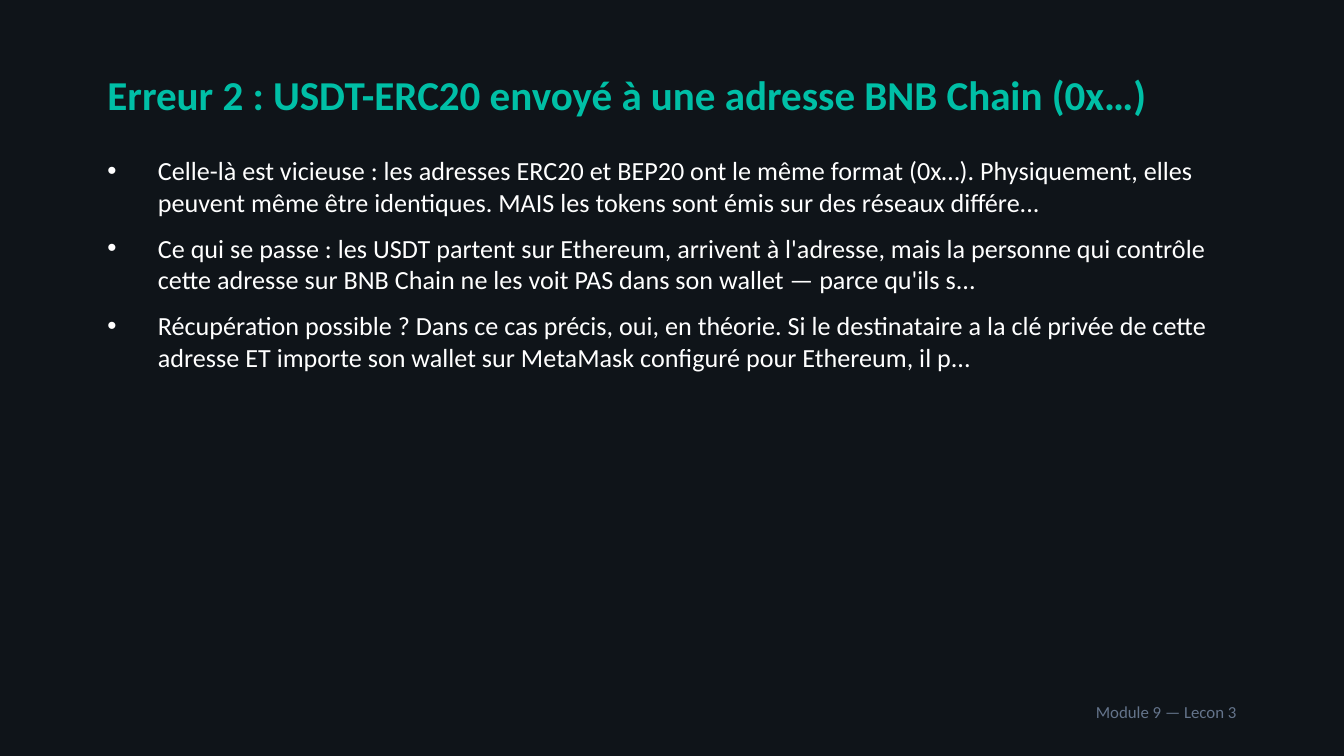
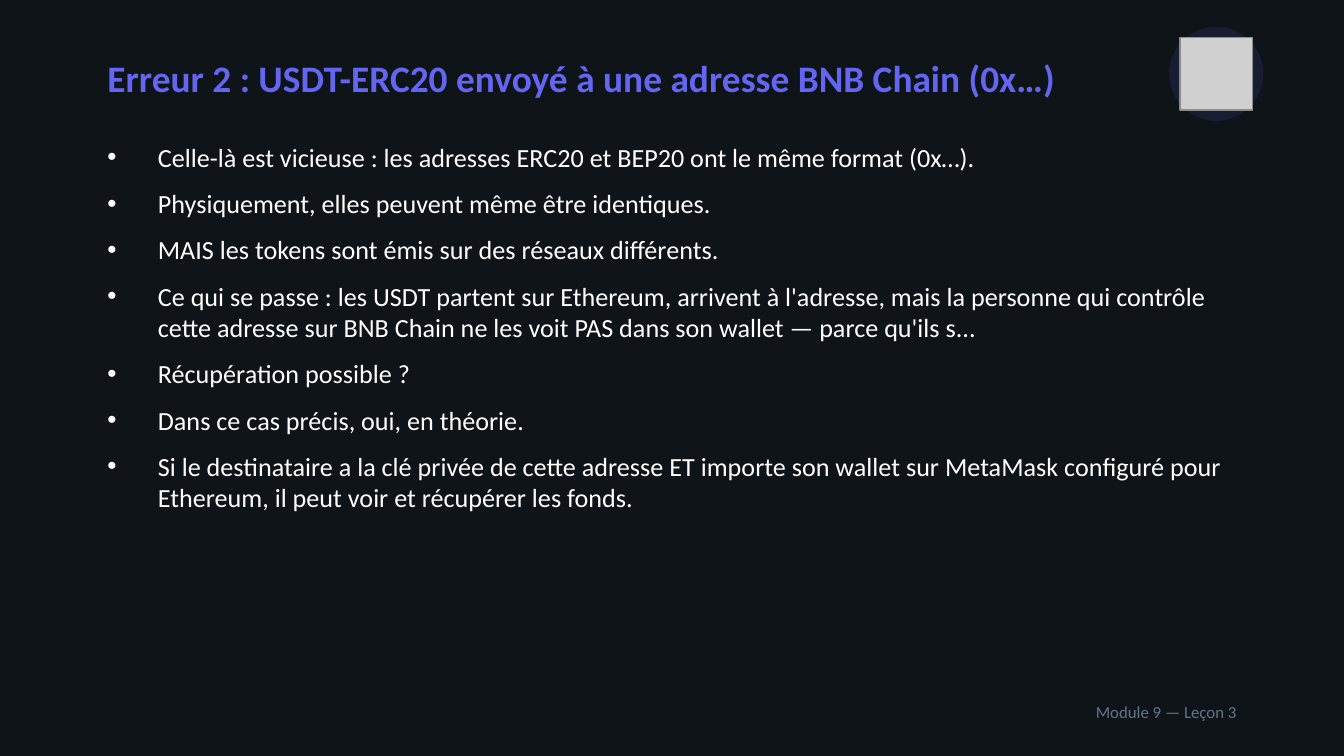
Before and after one commit to ooble27/acheter-tether-avec-terex, a slide deck: slide 25 of public/course-materials/pptx/Module-09-Envoyer-recevoir-comprendre-les-réseaux.pptx (slide 20 before the commit). Drawn at 1344x756 pixels with LibreOffice and Linux fonts; fonts in the diff are those of the drawing; grey boxes stand for pictures. Boxes give left, top, right and bottom in pixels: in the first picture for what was removed or moved away, otherwise in the second. Text is boxed around its words. In the diff, an @@ line names an element or a change of style, - is before the commit and + after.

Commit message:
feat(academy): redesign UX + enrich course materials with illustrations (#42)
- 4-view navigation (catalog → course → module → lesson) replacing accordion layout
- Color-coded module cards grid with progress rings and download buttons
- All 11 modules now have visually rich PPTX/PDF with embedded icons, varied layouts
- Added Module-02 (Sécurité et portefeuilles) materials

```diff
--- a/public/course-materials/pptx/Module-09-Envoyer-recevoir-comprendre-les-réseaux.pptx
+++ b/public/course-materials/pptx/Module-09-Envoyer-recevoir-comprendre-les-réseaux.pptx
@@ ellipse added at <box>1169,27,1263,121</box>, fill #6366F1 at 12% opacity @@
@@ text "Erreur 2 : USDT-ERC20 envoyé ...": place and size @@
-text "Erreur 2 : USDT-ERC20 envoyé ..." at <box>107,80,1146,117</box>
+text "Erreur 2 : USDT-ERC20 envoyé ..." at <box>107,64,1055,98</box>
@@ text "Erreur 2 : USDT-ERC20 envoyé ..." at <box>107,64,1055,98</box>: size 22 to 20 pt, text colour #00BFA6 to #6366F1 @@
@@ picture added at <box>1180,38,1253,110</box> @@
@@ text "Celle-là est vicieuse : les ...": place and size @@
-text "Celle-là est vicieuse : les ..." at <box>158,161,1205,372</box>
+text "Celle-là est vicieuse : les ..." at <box>158,148,1220,512</box>
@@ text at <box>158,148,974,259</box>: text changed @@
-• Celle-là est vicieuse : les adresses ERC20 et BEP20 ont le même format (0x…). Physiquement, elles peuvent même être identiques. MAIS les tokens sont émis sur des réseaux différe...
+• Celle-là est vicieuse : les adresses ERC20 et BEP20 ont le même format (0x…).
+• Physiquement, elles peuvent même être identiques.
+• MAIS les tokens sont émis sur des réseaux différents.
@@ text at <box>158,365,1220,512</box>: text changed @@
-• Récupération possible ? Dans ce cas précis, oui, en théorie. Si le destinataire a la clé privée de cette adresse ET importe son wallet sur MetaMask configuré pour Ethereum, il p...
+• Récupération possible ?
+• Dans ce cas précis, oui, en théorie.
+• Si le destinataire a la clé privée de cette adresse ET importe son wallet sur MetaMask configuré pour Ethereum, il peut voir et récupérer les fonds.
@@ text at <box>1096,706,1237,721</box>: text changed @@
-Module 9 — Lecon 3
+Module 9 — Leçon 3
```
Also in this commit, not shown: 25 other slides changed, 7 slides added, 23 other files.
